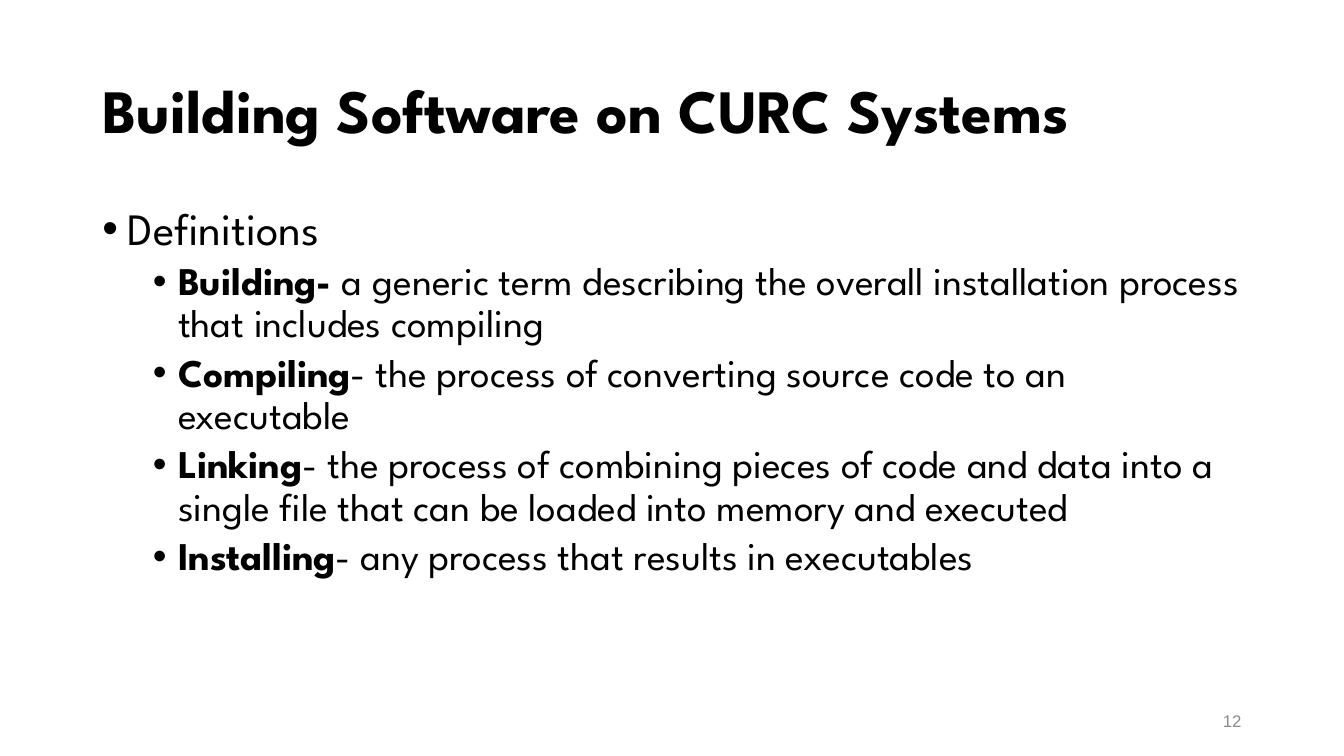
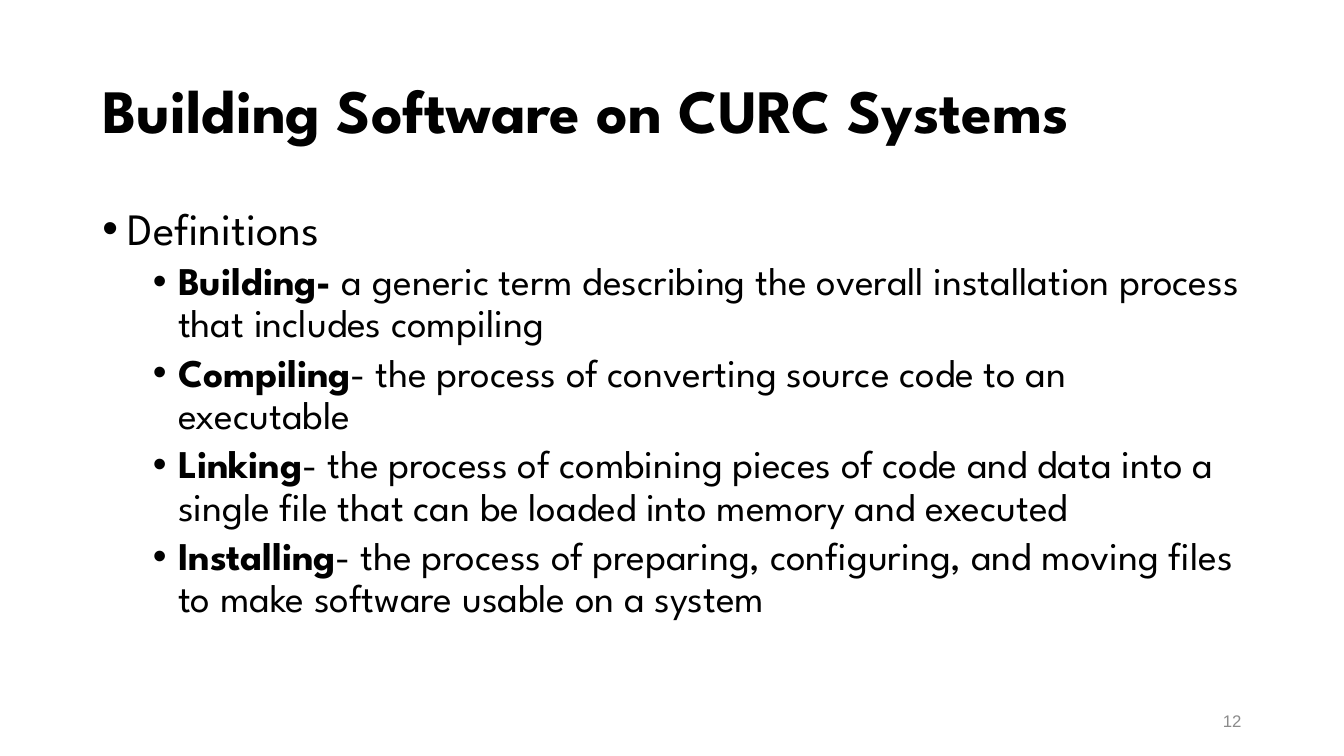
Before and after one commit to mohalkh5/hpc_fundamentals_micro_credential, a slide deck: slide 12 of installing_software/installing_software.pptx. Drawn at 1344x756 pixels with LibreOffice and Linux fonts; fonts in the diff are those of the drawing; background and template pictures are left out. Boxes give left, top, right and bottom in pixels: in the first picture for what was removed or moved away, otherwise in the second. Text is boxed around its words. In the diff, an @@ line names an element or a change of style, - is before the commit and + after.

```diff
--- a/installing_software/installing_software.pptx
+++ b/installing_software/installing_software.pptx
@@ text at box(178, 542, 1233, 620): text changed @@
-  • Installing- any process that results in executables
+  • Installing- the process of preparing, configuring, and moving files to make software usable on a system
```
Also in this commit, not shown: 28 other slides changed, 1 other file.
